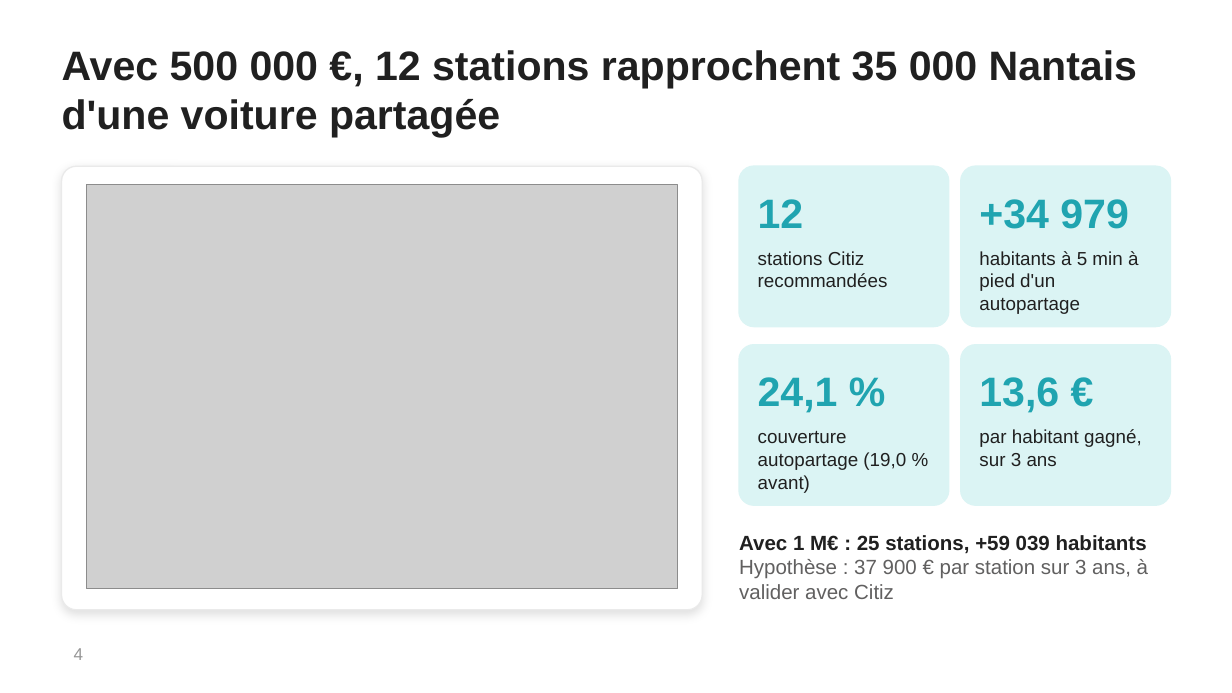
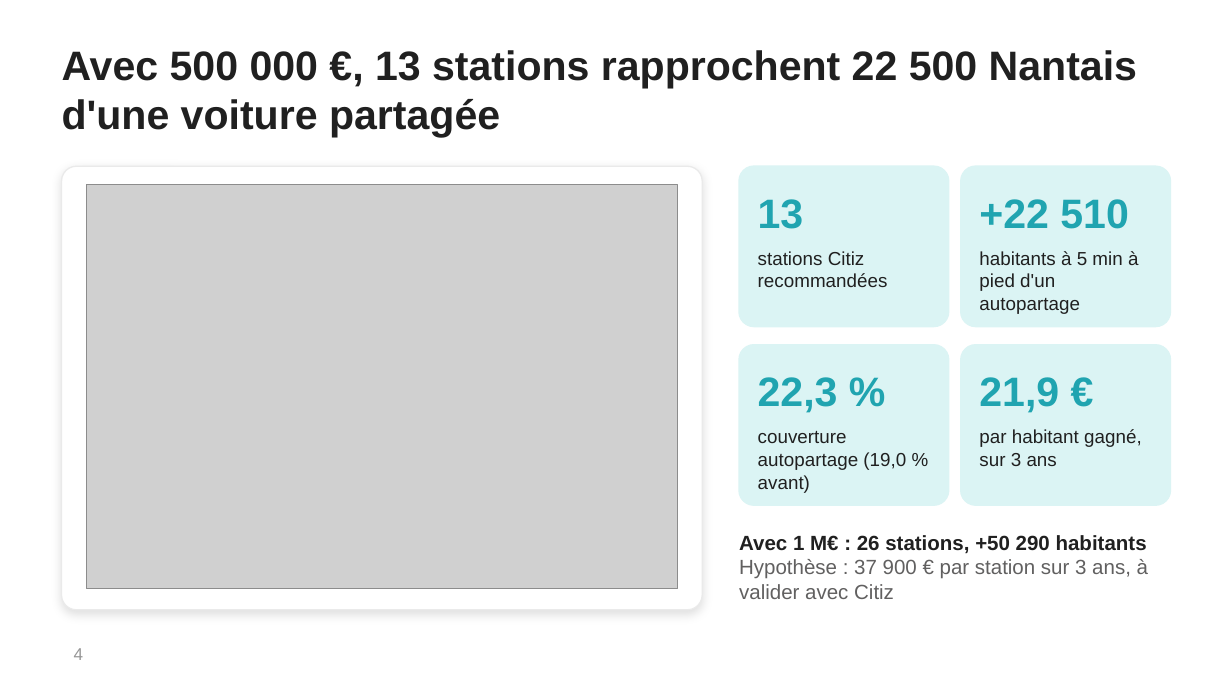
Before and after one commit to hillzeealex/hackathon-mobility-citiz, a slide deck: slide 4 of slides/citiz_soutenance.pptx. Drawn at 1232x693 pixels with LibreOffice and Linux fonts; fonts in the diff are those of the drawing; grey boxes stand for pictures; background and template pictures are left out. Boxes give left, top, right and bottom in pixels: in the first picture for what was removed or moved away, otherwise in the second. Text is boxed around its words. In the diff, an @@ line names an element or a change of style, - is before the commit and + after.

```diff
--- a/slides/citiz_soutenance.pptx
+++ b/slides/citiz_soutenance.pptx
@@ title at [62, 50, 1137, 138]: text changed @@
-Avec 500 000 €, 12 stations rapprochent 35 000 Nantais d'une voiture partagée
+Avec 500 000 €, 13 stations rapprochent 22 500 Nantais d'une voiture partagée
@@ text at [758, 199, 804, 229]: text changed @@
-12
+13
@@ text at [979, 199, 1129, 229]: text changed @@
-+34 979
++22 510
@@ text at [758, 377, 838, 413]: text changed @@
-24,1 %
+22,3 %
@@ text at [979, 377, 1059, 413]: text changed @@
-13,6 €
+21,9 €
@@ text at [739, 535, 1147, 553]: text changed @@
-Avec 1 M€ : 25 stations, +59 039 habitants
+Avec 1 M€ : 26 stations, +50 290 habitants
```
Also in this commit, not shown: 3 other slides changed, 1 other file.
